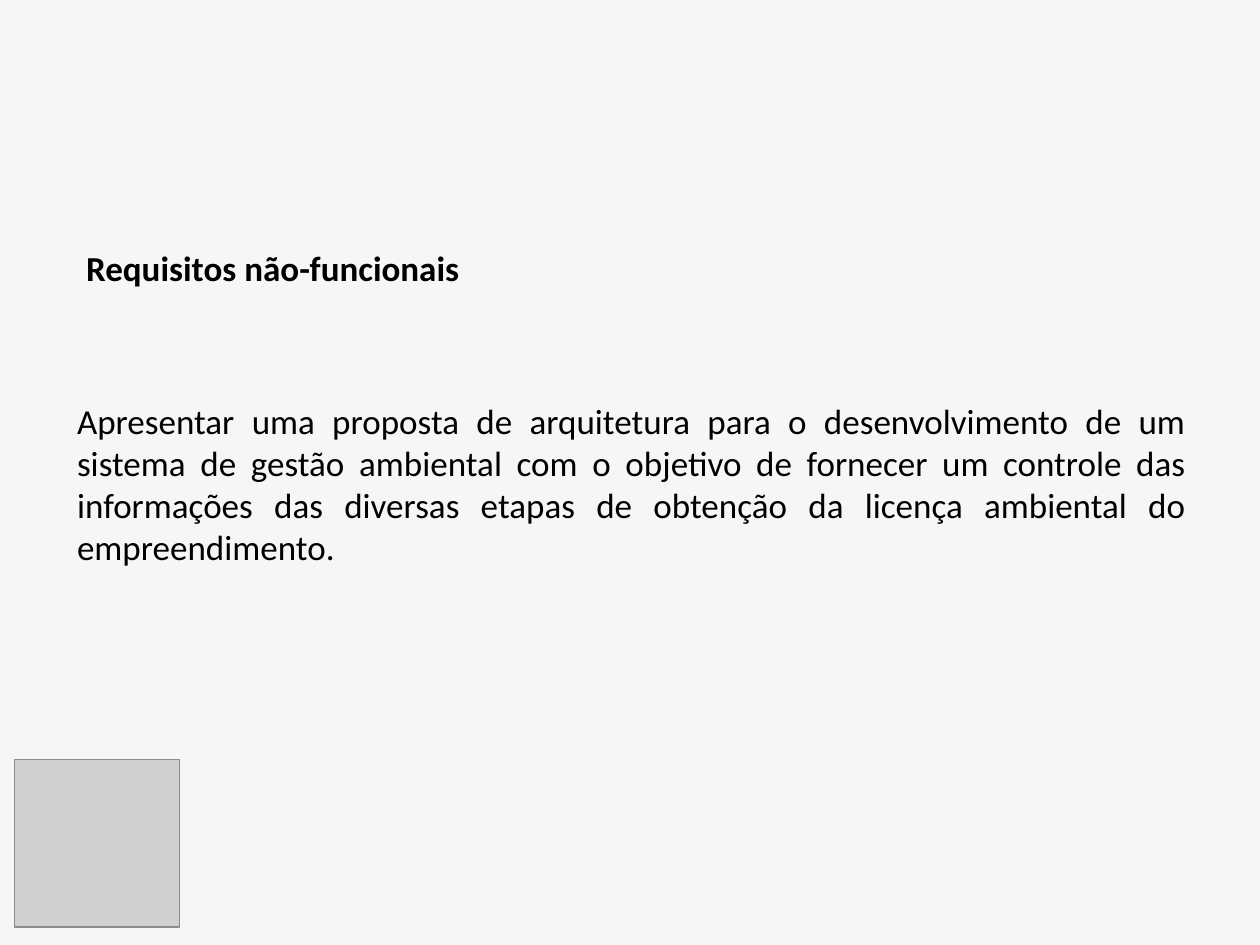
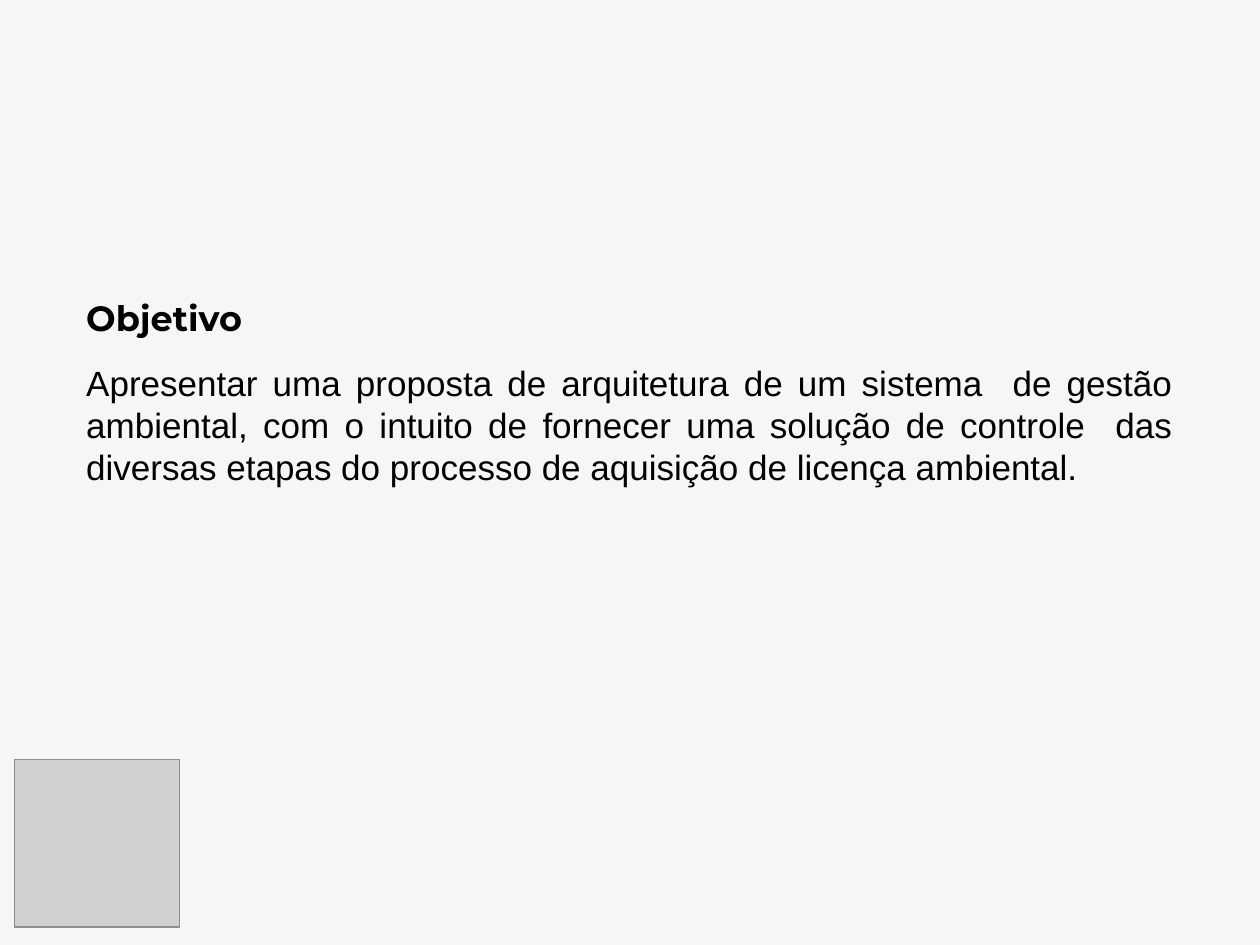
Before and after one commit to luizfernandodias/vessel-gestao-ambiental, a slide deck: slide 2 of apresentacao/Slides_Apresentacao_TCC.pptx (slide 7 before the commit). Drawn at 1260x945 pixels with LibreOffice and Linux fonts; fonts in the diff are those of the drawing; grey boxes stand for pictures. Boxes give left, top, right and bottom in pixels: in the first picture for what was removed or moved away, otherwise in the second. Text is boxed around its words. In the diff, an @@ line names an element or a change of style, - is before the commit and + after.

```diff
--- a/apresentacao/Slides_Apresentacao_TCC.pptx
+++ b/apresentacao/Slides_Apresentacao_TCC.pptx
@@ text removed at [86, 256, 459, 287] @@
-Requisitos não-funcionais
@@ text added at [86, 303, 242, 338], 20 pt, text #000000, bold @@
+Objetivo
@@ text at [86, 370, 1172, 487]: text changed; font Calibri to Arial @@
-Apresentar uma proposta de arquitetura para o desenvolvimento de um sistema de gestão ambiental com o objetivo de fornecer um controle das informações das diversas etapas de obtenção da licença ambiental do empreendimento.
+Apresentar uma proposta de arquitetura de um sistema de gestão ambiental, com o intuito de fornecer uma solução de controle das diversas etapas do processo de aquisição de licença ambiental.
```
Also in this commit, not shown: 1 other slide changed, 17 slides added, 3 slides removed, 35 other files.
